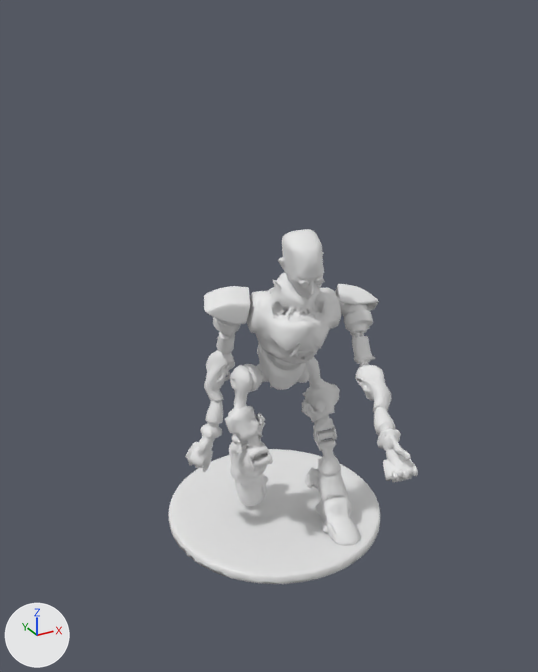
An edit to the OBJ model assets/robot_decimated.obj, drawn before and after from the same camera.
Camera for both pictures: a 50 mm camera at (-1.66, -3.07, 1.71) aimed at (-0.04, -0.13, 0.24). Lighting does not change. The marker at lower left points along +X, +Y and +Z. Where no turn or scale is listed for an object, it has been applied to the vertices.

In view in the first picture: 'robot_decimated'.
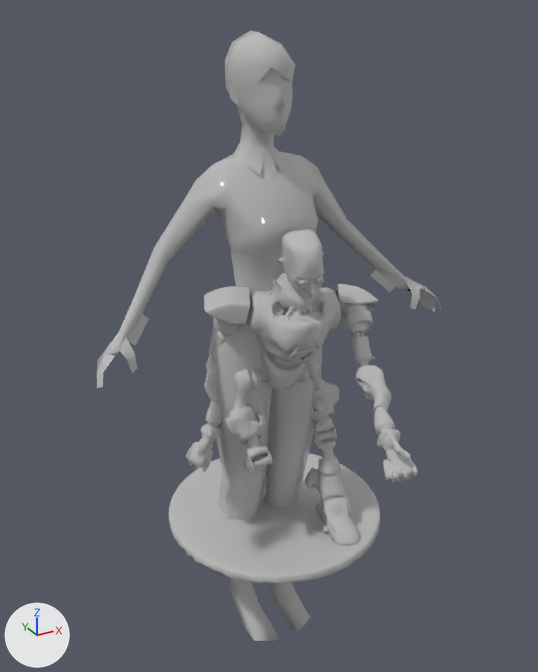
The newer file is also rescaled (x0.57) as a whole; pictures and numbers use the older file's frame.

Location of each change, (x1, y1, x2, y2) in pixels of the pictures (538 x 672 px; the box of a moved part takes in the faces that stretch with it):
'female_croupier_2013_03_26', added
    after: (97, 30, 441, 641)
part 1 of me_robot_decimated, moved or reshaped
    before: (204, 266, 405, 479)
    after: (208, 266, 405, 479)
part 2 of me_robot_decimated, moved or reshaped (not visible afterwards)
    before: (301, 384, 335, 412)
part 3 of me_robot_decimated, recoloured (white to grey)
    both: (168, 229, 418, 584)

The edits, one by one:
Material 'default' (mat_default) is new.
Its base color is (0.5, 0.5, 0.5) (grey #bcbcbc).
Its roughness is 0.0.
me_robot_decimated is used by ob_robot_decimated; location (0.0, 0.0, 0.0).
me_robot_decimated had 14169 vertices, 28418 faces and spanned x -0.53..0.67, y -1.15..0.61, z -0.94..0.83.
me_robot_decimated now has 14161 vertices, 28404 faces and spans x -0.53..0.67, y -1.15..0.61, z -0.94..0.83.
me_robot_decimated part 1: 789 vertices moved within x -0.44..0.35, y -1.12..0.01, z -0.45..0.66; 48 vertices removed from x -0.36..0.31, y -0.6..-0.07, z -0.23..0.57; 44 vertices added at x -0.36..0.31, y -0.6..-0.07, z -0.23..0.57.
me_robot_decimated part 2: 139 vertices moved within x 0.16..0.34, y -0.14..-0.04, z -0.25..-0.12; 16 vertices removed from x 0.18..0.26, y -0.14..-0.03, z -0.24..-0.18; 14 vertices added at x 0.22..0.26, y -0.07..-0.03, z -0.25..-0.19.
me_robot_decimated part 3: 18183 faces spanning x -0.53..0.67, y -1.15..0.61, z -0.94..0.83 switch from no material to mat_default (grey #bcbcbc).
Mesh me_female_croupier_2013_03_26 is new.
It has 307 vertices, 537 faces and spans x -0.94..0.94, y -0.29..0.26, z -1.61..1.62.
It uses material mat_default (grey #bcbcbc).
Object 'female_croupier_2013_03_26' (ob_female_croupier_2013_03_26) is new; it shows me_female_croupier_2013_03_26.
Its location is (0.0, 0.0, 0.0).
